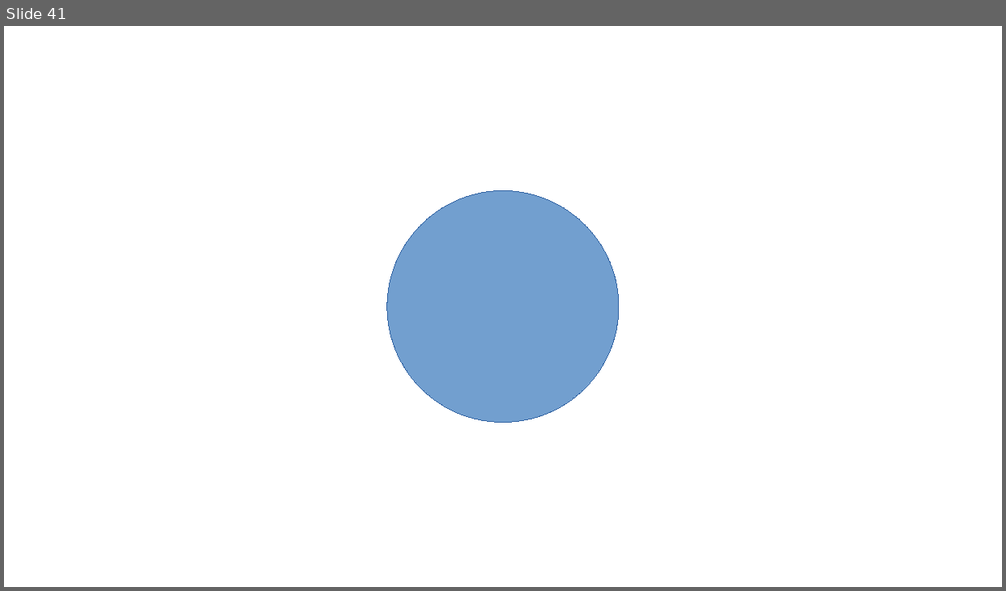
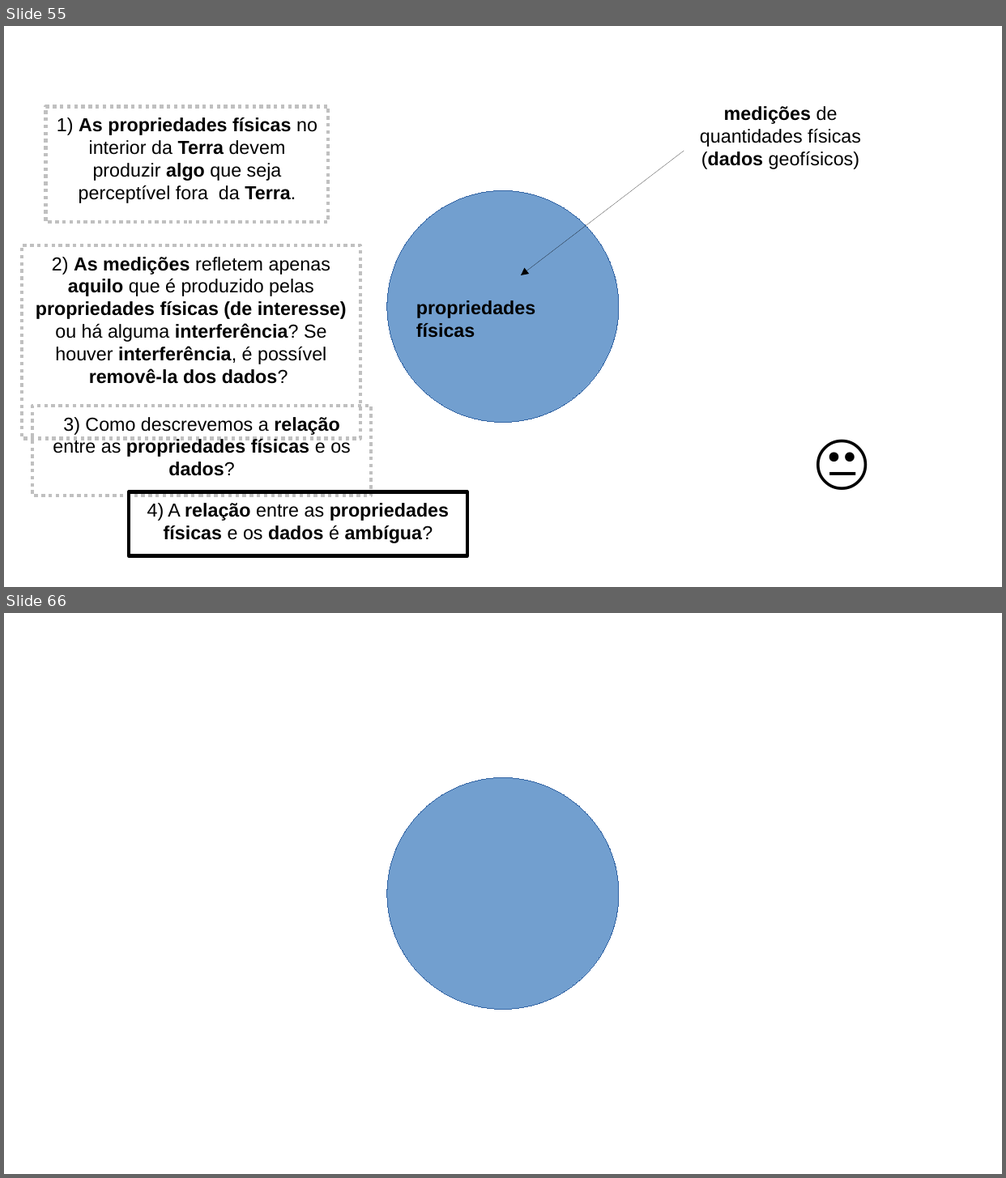
Before and after one commit to birocoles/Intro-grav-mag, a slide deck: slides/aula_1_1.odp. Shown one above the other, each under a label of ours: slide 41 before the commit, slides 55 and 66 after it; the slides between them are not shown. The pictures are 1006x591 and 1006x1178 pixels, drawn with LibreOffice and Linux fonts; fonts in the diff are those of the drawing. Boxes give left, top, right and bottom in pixels: in the first picture for what was removed or moved away, otherwise in the second. Text is boxed around its words. In the diff, an @@ line names an element or a change of style, - is before the commit and + after.

```diff
--- a/slides/aula_1_1.odp
+++ b/slides/aula_1_1.odp
@@ slide 55 added at (4, 26, 1002, 587), background #FFFFFF @@
@@ rectangle added at (45, 106, 328, 223), outline #C0C0C0 2.83 pt dashed, 15 pt, text #000000 @@
+1) As propriedades físicas no interior da Terra devem produzir algo que seja perceptível fora da Terra.
@@ text added at (700, 106, 861, 169), 15 pt, text #000000 @@
+medições de quantidades físicas (dados geofísicos)
@@ arrow added from (684, 151) to (521, 276), #000000 0 pt @@
@@ ellipse added at (387, 190, 619, 423), fill #729FCF, outline #3465A4 0 pt @@
@@ rectangle added at (22, 246, 360, 439), outline #C0C0C0 2.83 pt dashed, 15 pt, text #000000, bold @@
+2) As medições refletem apenas aquilo que é produzido pelas propriedades físicas (de interesse) ou há alguma interferência? Se houver interferência, é possível removê-la dos dados?
@@ text added at (416, 301, 535, 338), 15 pt, text #000000, bold @@
+propriedades físicas
@@ rectangle added at (32, 407, 371, 496), outline #C0C0C0 2.83 pt dashed, 15 pt, text #000000, bold @@
+3) Como descrevemos a relação entre as propriedades físicas e os dados?
@@ text added at (807, 418, 911, 512), 48 pt, text #000000 @@
+😐
@@ rectangle added at (129, 493, 467, 557), outline #000000 2.83 pt, 15 pt, text #000000, bold @@
+4) A relação entre as propriedades físicas e os dados é ambígua?
@@ what was slide 41 is now slide 66 @@
```
Also in this commit, not shown: 18 slides changed, 24 other slides added.
